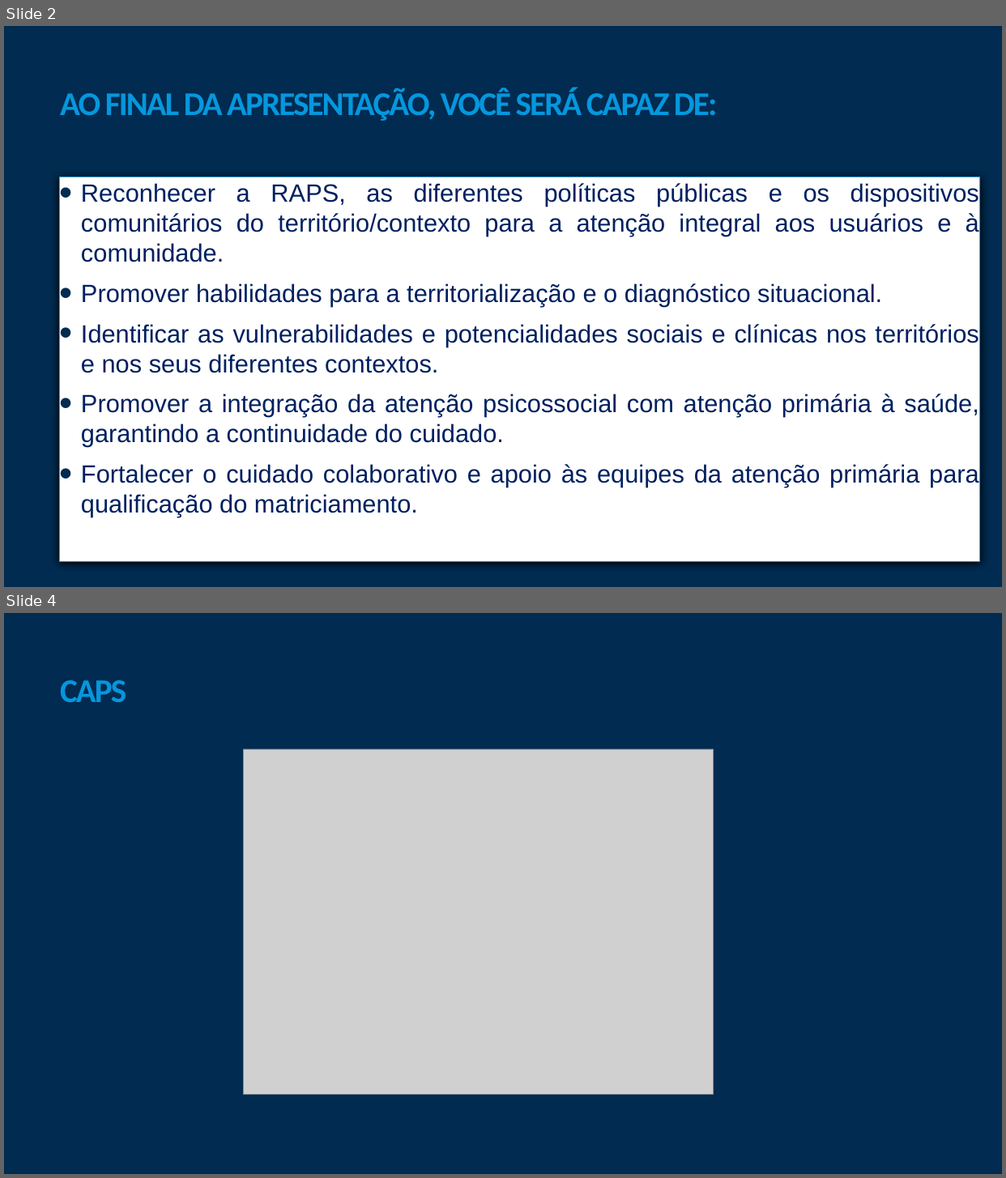
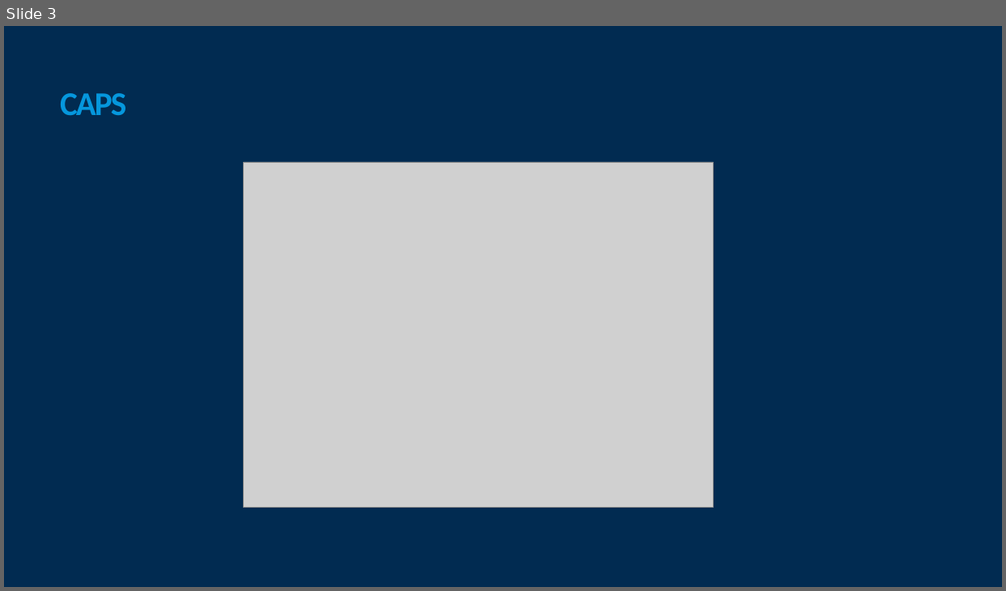
Before and after one commit to marfontenele2/MeusCursos, a slide deck: CursoSaúdeMental/2-Territorialização.pptx. Shown one above the other, each under a label of ours: slides 2 and 4 before the commit, slide 3 after it; the slides between them are not shown. The pictures are 1006x1178 and 1006x591 pixels, drawn with LibreOffice and Linux fonts; fonts in the diff are those of the drawing; grey boxes stand for pictures; background and template pictures are left out. Boxes give left, top, right and bottom in pixels: in the first picture for what was removed or moved away, otherwise in the second. Text is boxed around its words. In the diff, an @@ line names an element or a change of style, - is before the commit and + after.

```diff
--- a/CursoSaúdeMental/2-Territorialização.pptx
+++ b/CursoSaúdeMental/2-Territorialização.pptx
@@ slide 2 removed at (4,26,1002,587), background #012B51 @@
@@ title removed at (60,88,717,121) @@
-AO FINAL DA APRESENTAÇÃO, VOCÊ SERÁ CAPAZ DE:
@@ text removed at (59,177,980,562) @@
-• Reconhecer a RAPS, as diferentes políticas públicas e os dispositivos comunitários do território/contexto para a atenção integral aos usuários e à comunidade.
-• Promover habilidades para a territorialização e o diagnóstico situacional.
-• Identificar as vulnerabilidades e potencialidades sociais e clínicas nos territórios e nos seus diferentes contextos.
-• Promover a integração da atenção psicossocial com atenção primária à saúde, garantindo a continuidade do cuidado.
-• Fortalecer o cuidado colaborativo e apoio às equipes da atenção primária para qualificação do matriciamento.
@@ what was slide 4 is now slide 3 @@
```
Also in this commit, not shown: 2 slides changed, 1 slide added, 2 other files.
